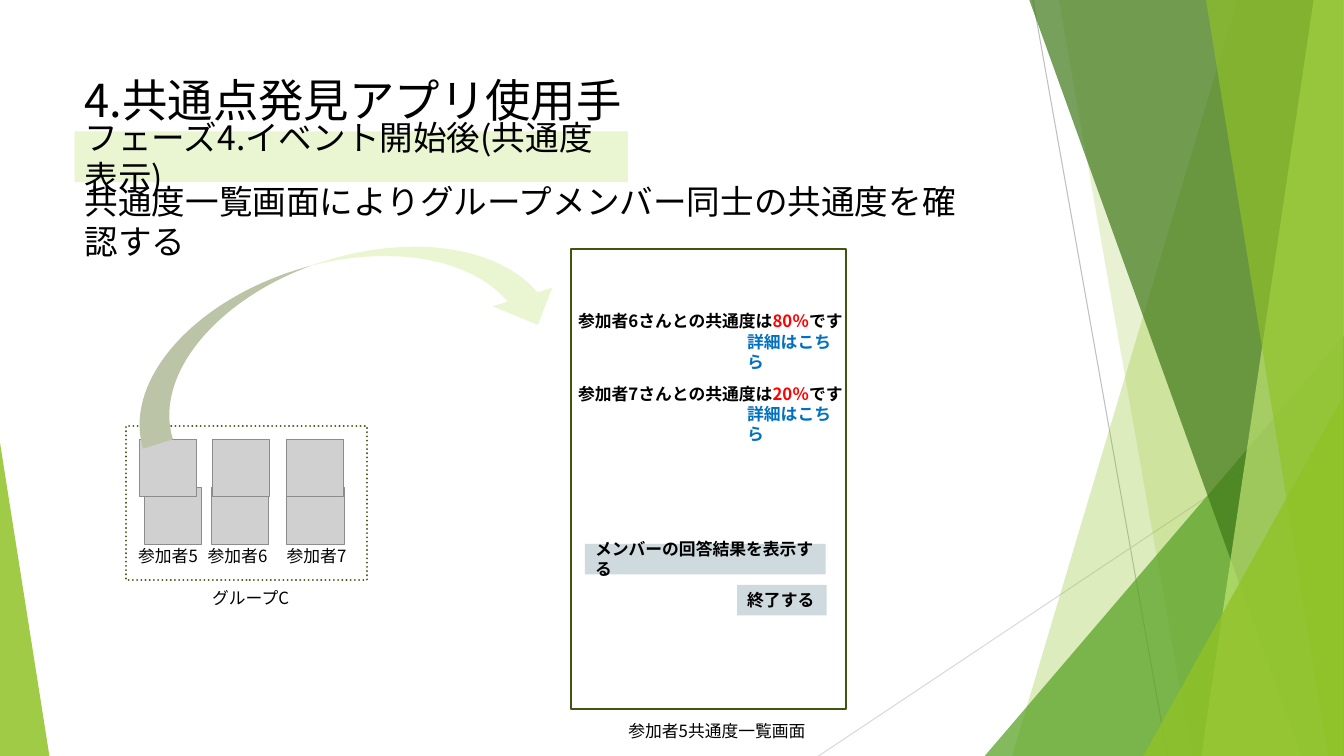
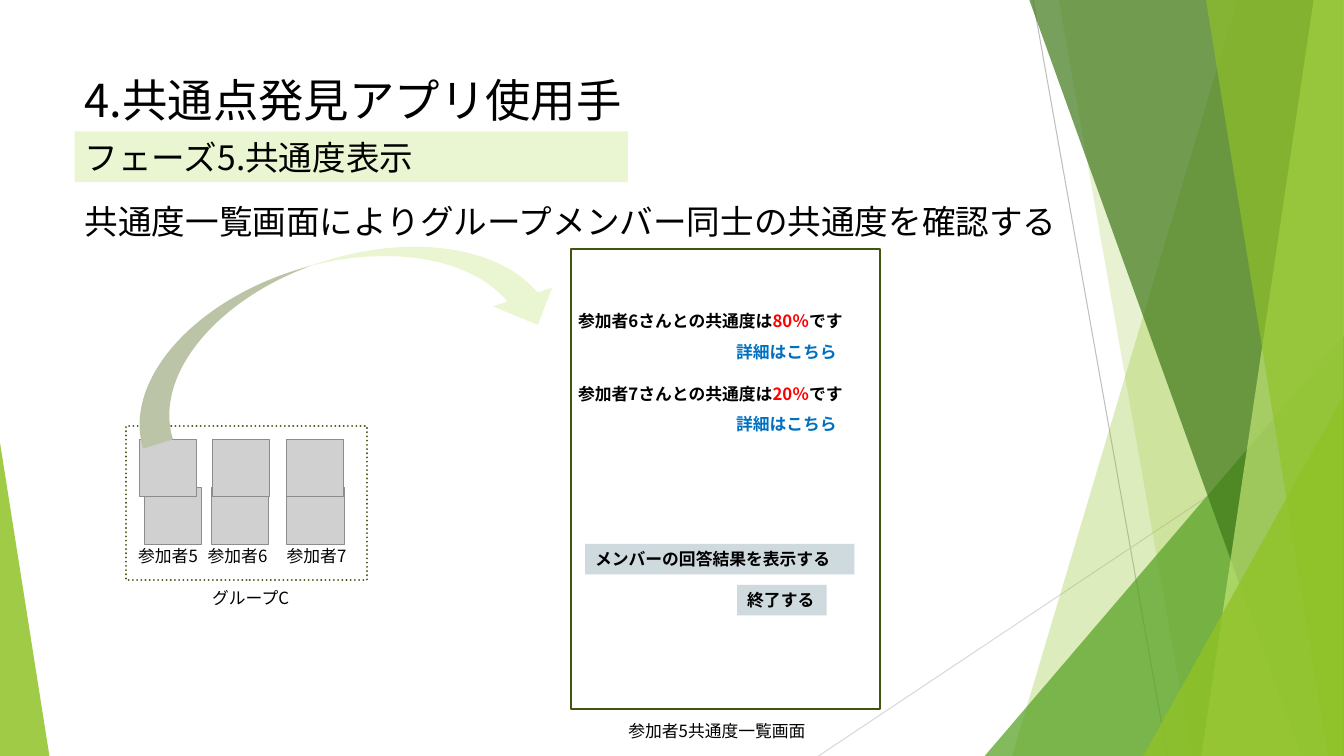
Before and after one commit to ryuseim1115/apprentice-term6-team-dev, a slide deck: slide 10 of docs/90_presentation/チーム開発12th.pptx (slide 9 before the commit). Drawn at 1344x756 pixels with LibreOffice and Linux fonts; fonts in the diff are those of the drawing; grey boxes stand for pictures. Boxes give left, top, right and bottom in pixels: in the first picture for what was removed or moved away, otherwise in the second. Text is boxed around its words. In the diff, an @@ line names an element or a change of style, - is before the commit and + after.

Commit message:
ドキュメントのフォント変更

```diff
--- a/docs/90_presentation/チーム開発12th.pptx
+++ b/docs/90_presentation/チーム開発12th.pptx
@@ title "4.共通点発見アプリ使用手順" rewrapped from (85, 79, 622, 129) to (85, 79, 622, 121) @@
@@ text in rectangle at (85, 141, 413, 173): text changed @@
-フェーズ4.イベント開始後(共通度表示)
+フェーズ5.共通度表示
@@ text "共通度一覧画面によりグループメンバー同士の共通度を確認する" rewrapped from (85, 179, 956, 257) to (85, 205, 1057, 237) @@
@@ rectangle: place and size @@
-rectangle at (571, 249, 847, 709)
+rectangle at (571, 249, 880, 709)
@@ text "詳細はこちら" rewrapped from (747, 334, 831, 369) to (736, 344, 837, 360) @@
@@ text "詳細はこちら" rewrapped from (747, 406, 831, 441) to (736, 416, 837, 432) @@
@@ rectangle "メンバーの回答結果を表示する": place and size @@
-rectangle "メンバーの回答結果を表示する" at (585, 544, 826, 575)
+rectangle "メンバーの回答結果を表示する" at (585, 544, 854, 575)
```
Also in this commit, not shown: 11 other slides changed, 1 slide added, 2 other files.
